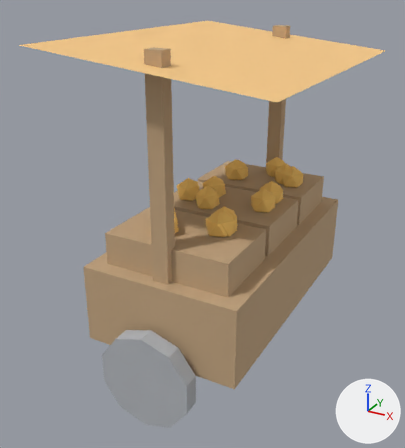
A saved change to the FBX model Assets/Resources/CoastRun/Models/Prop_OrangeStall.fbx.
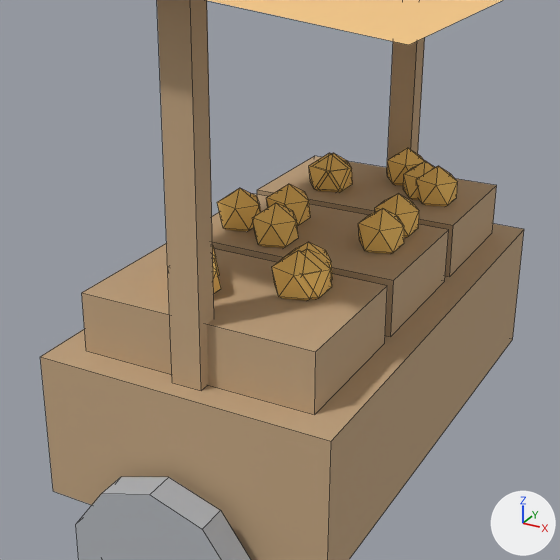
There are two pictures of each version: one whole from a camera (50 mm lens) standing at (1.53, -3.13, 2.41) and looking at (-0.12, -0.14, 0.91), one close up on the part from 15% to 88% of the width and 18% to 84% of the height. The lights are fixed; the arrows at lower right show +X, +Y and +Z. The older version's two pictures come first. The close-ups show mesh edges as thin lines. Where no turn or scale is listed for an object, it has been applied to the vertices.

In view in the first close-up: 'Prop_OrangeStall'.
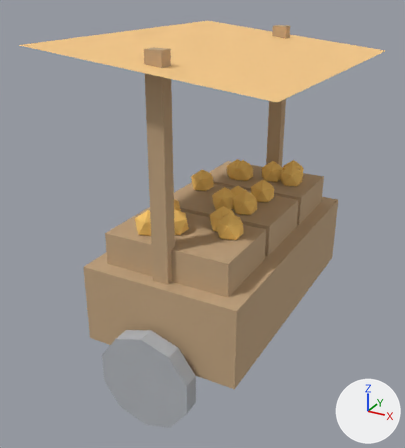
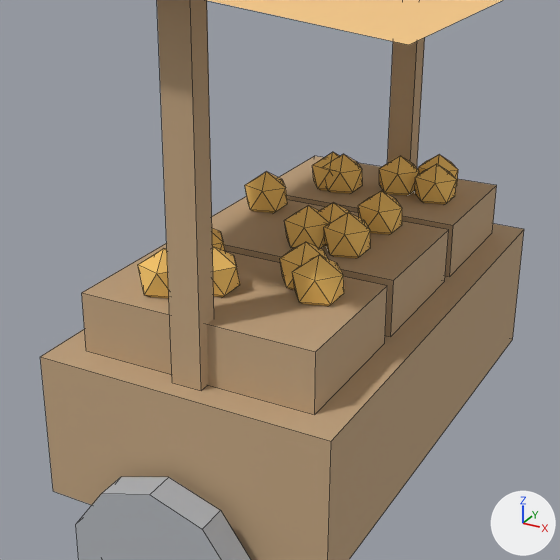
The change, as a diff of the scene's bpy script:
```diff
--- a/Assets/Resources/CoastRun/Models/Prop_OrangeStall.fbx.py
+++ b/Assets/Resources/CoastRun/Models/Prop_OrangeStall.fbx.py
@@ me_prop_orangestall_cart @@
 me_prop_orangestall_cart.from_pydata(...)  # 272 vertices, 361 faces; spans x -0.7..0.7, y -1.05..1.05, z 0.0..2.1
 # used by ob_prop_orangestall; location = (0.0, 0.0, 0.0)
+# me_prop_orangestall_cart part 1: the loose piece of 12 vertices spanning x -0.18..-0.01, y -0.71..-0.56, z 1.01..1.19 is moved by (0.26, 0.22, 0.0)
+# me_prop_orangestall_cart part 2: the loose piece of 12 vertices spanning x 0.09..0.25, y -0.48..-0.33, z 1.01..1.19 is moved by (-0.23, -0.18, 0.0)
+# me_prop_orangestall_cart part 3: the loose piece of 12 vertices spanning x 0.12..0.28, y -0.53..-0.38, z 1.01..1.19 is moved by (0.05, -0.02, 0.0)
+# me_prop_orangestall_cart part 4: the loose piece of 12 vertices spanning x 0.1..0.26, y -0.55..-0.4, z 1.01..1.19 is moved by (-0.36, -0.18, 0.0)
+# me_prop_orangestall_cart part 5: the loose piece of 12 vertices spanning x -0.23..-0.07, y -0.62..-0.47, z 1.01..1.19 is moved by (-0.04, 0.12, 0.0)
+# me_prop_orangestall_cart part 6: the loose piece of 12 vertices spanning x -0.16..0.0, y -0.22..-0.06, z 1.01..1.19 is moved by (0.25, 0.04, 0.0)
+# me_prop_orangestall_cart part 7: the loose piece of 12 vertices spanning x -0.34..-0.18, y -0.14..0.01, z 1.01..1.19 is moved by (0.45, 0.21, 0.0)
+# me_prop_orangestall_cart part 8: the loose piece of 12 vertices spanning x -0.22..-0.05, y -0.02..0.13, z 1.01..1.19 is moved by (0.22, -0.1, 0.0)
+# me_prop_orangestall_cart part 9: the loose piece of 12 vertices spanning x 0.18..0.34, y -0.09..0.06, z 1.01..1.19 is moved by (-0.23, -0.09, 0.0)
+# me_prop_orangestall_cart part 10: the loose piece of 12 vertices spanning x 0.16..0.33, y 0.07..0.22, z 1.01..1.19 is moved by (-0.52, -0.01, 0.0)
+# me_prop_orangestall_cart part 11: the loose piece of 12 vertices spanning x 0.17..0.34, y 0.43..0.59, z 1.01..1.19 is moved by (-0.17, 0.05, 0.0)
+# me_prop_orangestall_cart part 12: the loose piece of 12 vertices spanning x -0.24..-0.08, y 0.39..0.54, z 1.01..1.19 is moved by (0.4, 0.06, 0.0)
+# me_prop_orangestall_cart part 13: the loose piece of 12 vertices spanning x -0.25..-0.09, y 0.38..0.54, z 1.01..1.19 is moved by (0.38, 0.19, 0.0)
+# me_prop_orangestall_cart part 14: the loose piece of 12 vertices spanning x -0.01..0.15, y 0.59..0.75, z 1.01..1.19 is moved by (-0.23, -0.19, 0.0)
+# me_prop_orangestall_cart part 15: the loose piece of 12 vertices spanning x 0.11..0.27, y 0.47..0.62, z 1.01..1.19 is moved by (-0.31, -0.07, 0.0)
 me_prop_orangestall_cart.materials.append(mat_wood)
```

Pixel boxes [x1, y1, x2, y2] of what changed, in the close-ups (560 x 560 px; the box of a moved part takes in the faces that stretch with it):
part 1 of me_prop_orangestall_cart, moved or reshaped
    before: [213, 258, 221, 294]
    after: [280, 242, 328, 290]
part 2 of me_prop_orangestall_cart, moved or reshaped
    before: [282, 242, 333, 280]
    after: [212, 247, 240, 297]
part 3 of me_prop_orangestall_cart, moved or reshaped
    before: [301, 249, 332, 299]
    after: [292, 255, 344, 306]
part 4 of me_prop_orangestall_cart, moved or reshaped
    before: [272, 250, 313, 300]
    after: [138, 248, 169, 298]
part 5 of me_prop_orangestall_cart, moved or reshaped
    before: [212, 245, 220, 276]
    after: [212, 228, 225, 251]
part 6 of me_prop_orangestall_cart, moved or reshaped
    before: [252, 203, 299, 248]
    after: [324, 212, 371, 258]
part 7 of me_prop_orangestall_cart, moved or reshaped
    before: [217, 188, 261, 231]
    after: [358, 191, 402, 234]
part 8 of me_prop_orangestall_cart, moved or reshaped
    before: [266, 184, 311, 226]
    after: [319, 203, 350, 246]
part 9 of me_prop_orangestall_cart, moved or reshaped
    before: [358, 208, 404, 254]
    after: [285, 205, 328, 248]
part 10 of me_prop_orangestall_cart, moved or reshaped
    before: [375, 194, 419, 237]
    after: [245, 171, 288, 213]
part 11 of me_prop_orangestall_cart, moved or reshaped
    before: [416, 166, 458, 206]
    after: [379, 156, 419, 195]
part 12 of me_prop_orangestall_cart, moved or reshaped
    before: [329, 153, 353, 192]
    after: [415, 164, 456, 204]
part 13 of me_prop_orangestall_cart, moved or reshaped
    before: [309, 153, 339, 192]
    after: [418, 154, 458, 186]
part 14 of me_prop_orangestall_cart, moved or reshaped
    before: [387, 148, 424, 186]
    after: [312, 152, 339, 190]
part 15 of me_prop_orangestall_cart, moved or reshaped
    before: [403, 161, 434, 200]
    after: [326, 154, 363, 193]
